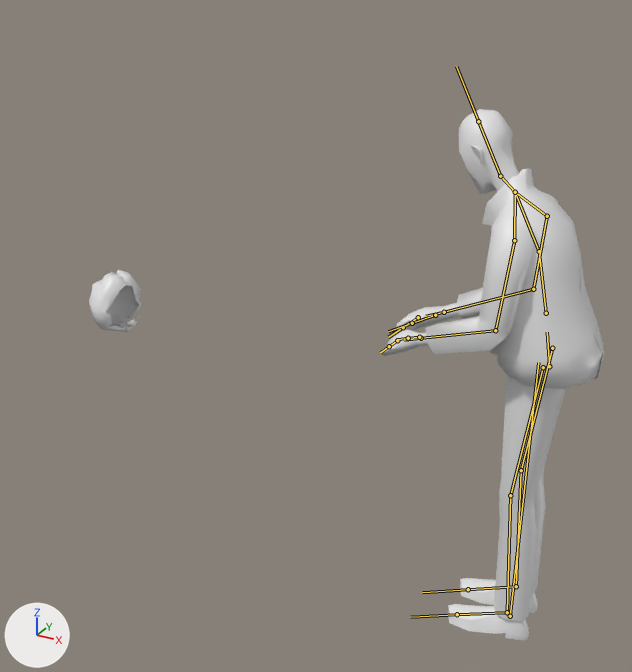
A saved change to the FBX model Assets/Models/Characters/Rig_Ted.fbx.
Camera for both pictures: a camera (50 mm lens) standing at (2.35, 2.48, 2.0) and looking at (1.08, 4.78, 0.85). The axes (+X, +Y, +Z) are drawn at lower left. The lights are the same throughout. Both versions are drawn at the pose saved in each file; the numbers are the values there. The bones that bend it are drawn over the model as lines.

Objects in the first picture: 'Ted', 'char_Face_Ted'.
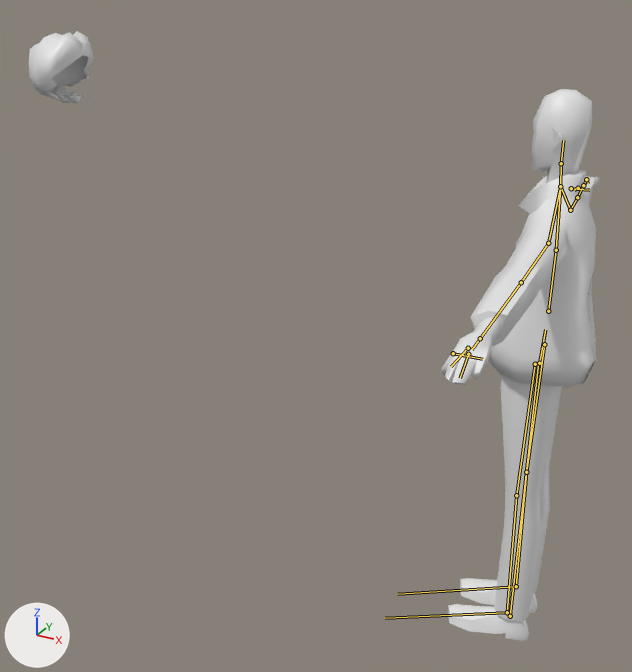
Where the change shows, as pixel boxes [x1, y1, x2, y2] in the pictures (632 x 672 px):
'Ted', posed (28% narrower): before [381, 109, 604, 641]; after [440, 89, 600, 641]
'char_Face_Ted', posed (22% wider, 17% taller): before [89, 270, 142, 332]; after [29, 31, 94, 104]
bone 'hips', root to tip: before (549, 366) to (547, 332); after (539, 363) to (545, 329)
bone 'spine.002', root to tip: before (539, 251) to (515, 192); after (556, 250) to (560, 186)
bone 'neck', root to tip: before (515, 192) to (500, 176); after (560, 186) to (561, 163)
bone 'head', root to tip: before (500, 176) to (478, 121); after (561, 163) to (563, 140)
bone 'Arm.L', root to tip: before (514, 240) to (495, 330); after (548, 243) to (521, 282)
bone 'Forearm.L', root to tip: before (495, 330) to (421, 338); after (521, 282) to (480, 338)
bone 'Hand.L', root to tip: before (421, 338) to (404, 340); after (480, 338) to (472, 349)
bone 'Arm.R', root to tip: before (547, 216) to (533, 289); after (570, 210) to (577, 197)
bone 'Forearm.R', root to tip: before (533, 289) to (444, 312); after (577, 197) to (583, 185)
bone 'Hand.R', root to tip: before (444, 312) to (426, 316); after (583, 185) to (585, 181)
bone 'Leg.L', root to tip: before (543, 367) to (510, 495); after (535, 364) to (516, 495)
bone 'Shin.L', root to tip: before (510, 495) to (507, 612); after (516, 495) to (507, 612)
bone 'Leg.R', root to tip: before (552, 348) to (521, 470); after (544, 344) to (526, 472)
bone 'Shin.R', root to tip: before (521, 470) to (516, 586); after (526, 472) to (516, 586)

The change in detail:
Bone 'hips' (bone_hips) moves from (0.008, -0.001, -0.03) to (0.0, 0.0, 0.0).
Bone 'hips' (bone_hips) turns from (12, 0, 0) to (0, 0, 0) degrees about its own x, y and z.
Bone 'spine.002' (bone_spine_002) turns from (14, -3, 4) to (0, 0, 0) degrees about its own x, y and z.
Bone 'neck' (bone_neck) turns from (19, -4, 6) to (0, 0, 0) degrees about its own x, y and z.
Bone 'head' (bone_head) turns from (-16, 1, -1) to (0, 0, 0) degrees about its own x, y and z.
Bone 'Arm.L' (bone_arm_l) turns from (-83, -23, -4) to (-1, 10, -4) degrees about its own x, y and z.
Bone 'Forearm.L' (bone_forearm_l) turns from (-26, -12, -47) to (3, 0, 6) degrees about its own x, y and z.
Bone 'Hand.L' (bone_hand_l) turns from (3, 58, -7) to (-1, -10, -2) degrees about its own x, y and z.
Bone 'Arm.R' (bone_arm_r) turns from (-74, 27, -5) to (-1, -10, 4) degrees about its own x, y and z.
Bone 'Forearm.R' (bone_forearm_r) turns from (-26, 12, 47) to (3, 0, -6) degrees about its own x, y and z.
Bone 'Hand.R' (bone_hand_r) turns from (-9, -39, 15) to (-1, 10, 2) degrees about its own x, y and z.
Bone 'Leg.L' (bone_leg_l) turns from (-18, -1, 0) to (0, -1, 0) degrees about its own x, y and z.
Bone 'Shin.L' (bone_shin_l) turns from (7, 0, 0) to (0, 0, 0) degrees about its own x, y and z.
Bone 'Leg.R' (bone_leg_r) turns from (-18, 2, 1) to (0, 1, 0) degrees about its own x, y and z.
Bone 'Shin.R' (bone_shin_r) turns from (8, 0, -1) to (0, 0, 0) degrees about its own x, y and z.
